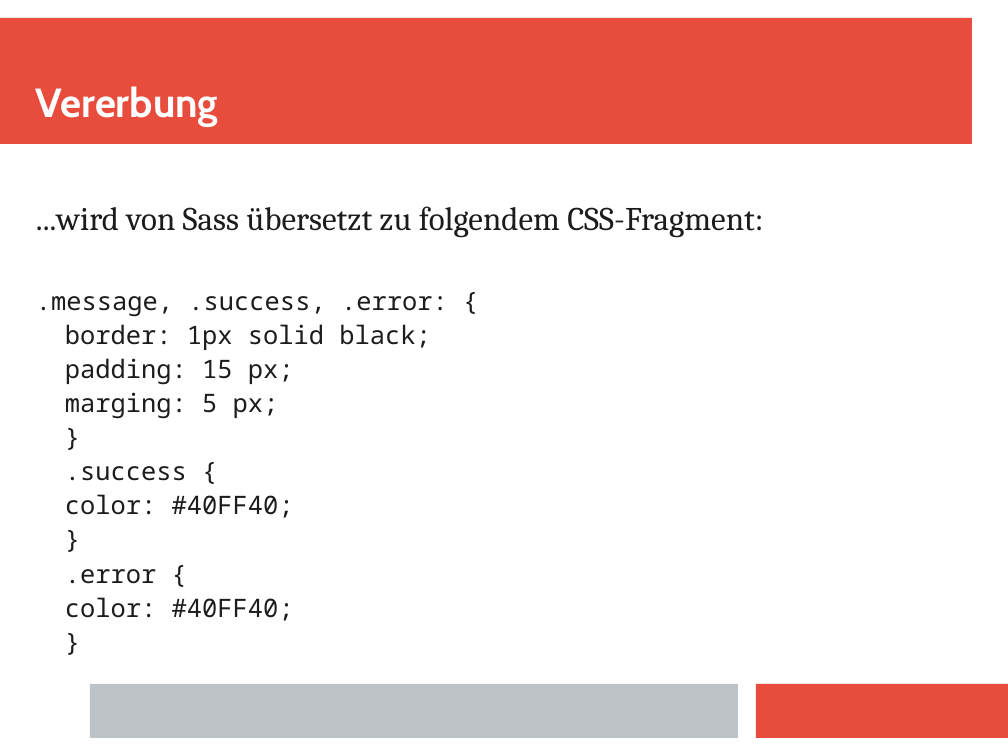
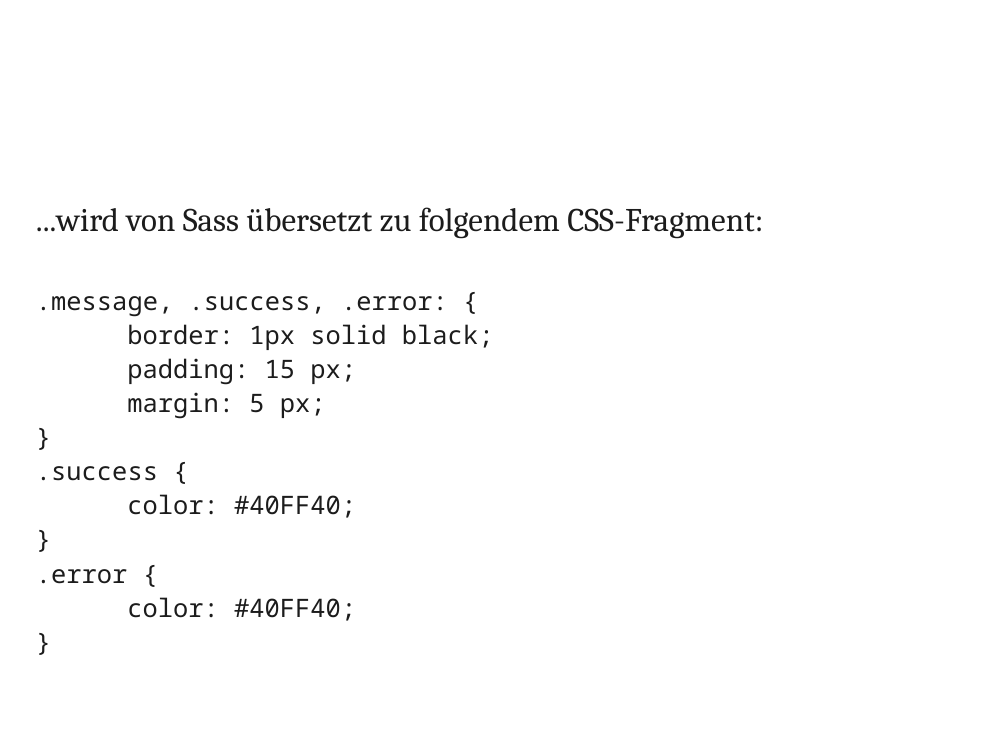
Before and after one commit to Skatgott/Sass-Demo, a slide deck: slide 10 of praesentation/praesentation.pptx. Drawn at 1008x756 pixels with LibreOffice and Linux fonts; fonts in the diff are those of the drawing; background and template pictures are left out. Boxes give left, top, right and bottom in pixels: in the first picture for what was removed or moved away, otherwise in the second. Text is boxed around its words. In the diff, an @@ line names an element or a change of style, - is before the commit and + after.

Commit message:
change presentation layout

```diff
--- a/praesentation/praesentation.pptx
+++ b/praesentation/praesentation.pptx
@@ rectangle removed at [0, 18, 972, 145] @@
@@ text "Vererbung" rewrapped from [36, 86, 218, 127] to [36, 36, 971, 125] @@
@@ text at [127, 324, 494, 621]: list level 2 to 1 in "border: 1px solid black;"; list level 2 to 1 in "padding: 15 px;"; list level 2 to 1 in "color: #40FF40;" @@
@@ text at [127, 392, 326, 419]: text changed @@
-  marging: 5 px;
+margin: 5 px;
@@ rectangle removed at [90, 684, 738, 738] @@
@@ rectangle removed at [756, 684, 1008, 738] @@
```
Also in this commit, not shown: 12 other slides changed.
